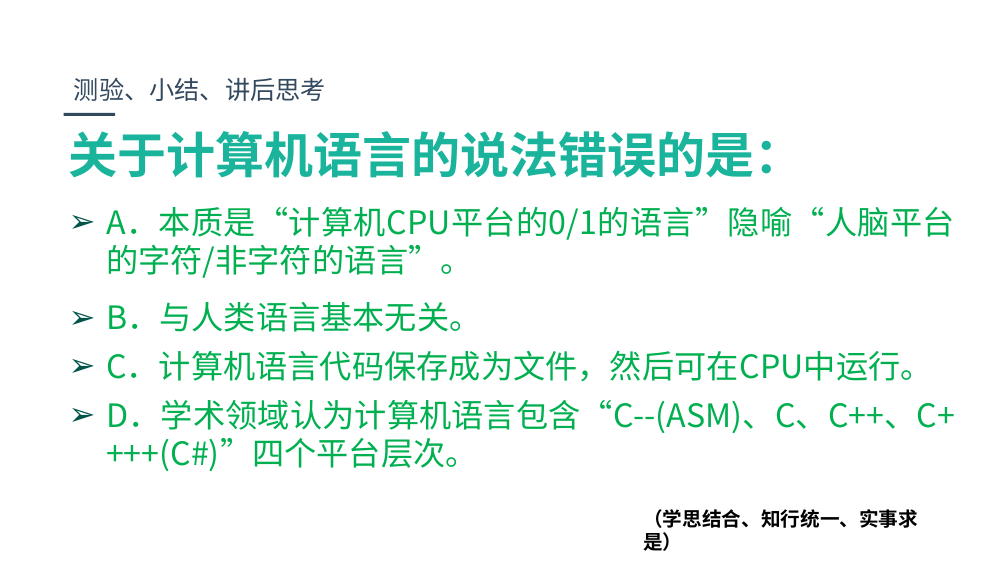
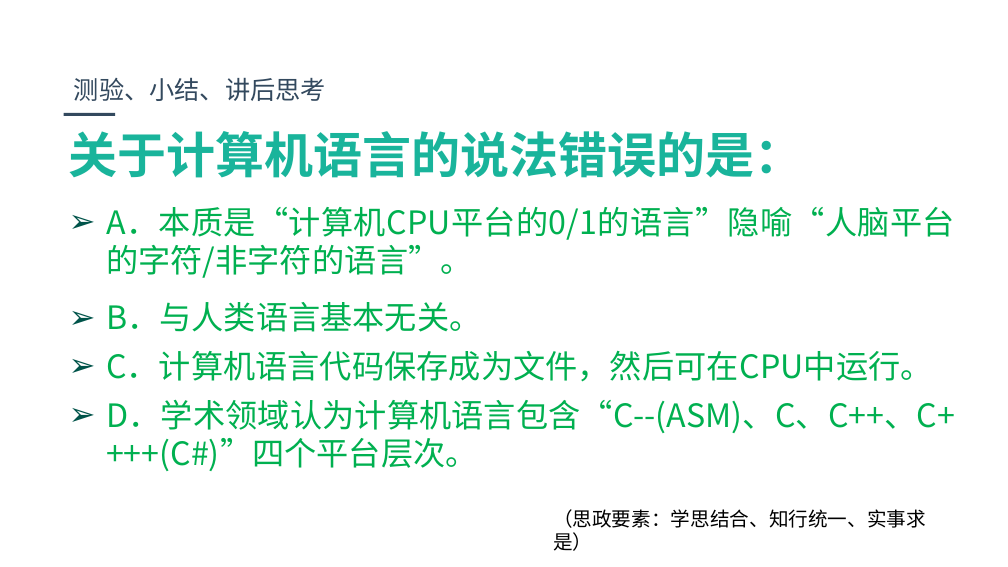
Before and after one commit to jbhuang99/WebEdu_LocalVersion_YuQin_DotNetCore2.1, a slide deck: slide 13 of wwwroot/FourPlatformLevelsofUniversalProgrammingLanguage.pptx (slide 10 before the commit). Drawn at 1008x567 pixels with LibreOffice and Linux fonts; fonts in the diff are those of the drawing; background and template pictures are left out. Boxes give left, top, right and bottom in pixels: in the first picture for what was removed or moved away, otherwise in the second. Text is boxed around its words. In the diff, an @@ line names an element or a change of style, - is before the commit and + after.

```diff
--- a/wwwroot/FourPlatformLevelsofUniversalProgrammingLanguage.pptx
+++ b/wwwroot/FourPlatformLevelsofUniversalProgrammingLanguage.pptx
@@ text at (x1=553, y1=509, x2=926, y2=551): text changed; bold off @@
-（学思结合、知行统一、实事求是）
+（思政要素：学思结合、知行统一、实事求是）
```
Also in this commit, not shown: 3 other slides changed, 4 slides added, 1 slide removed.
